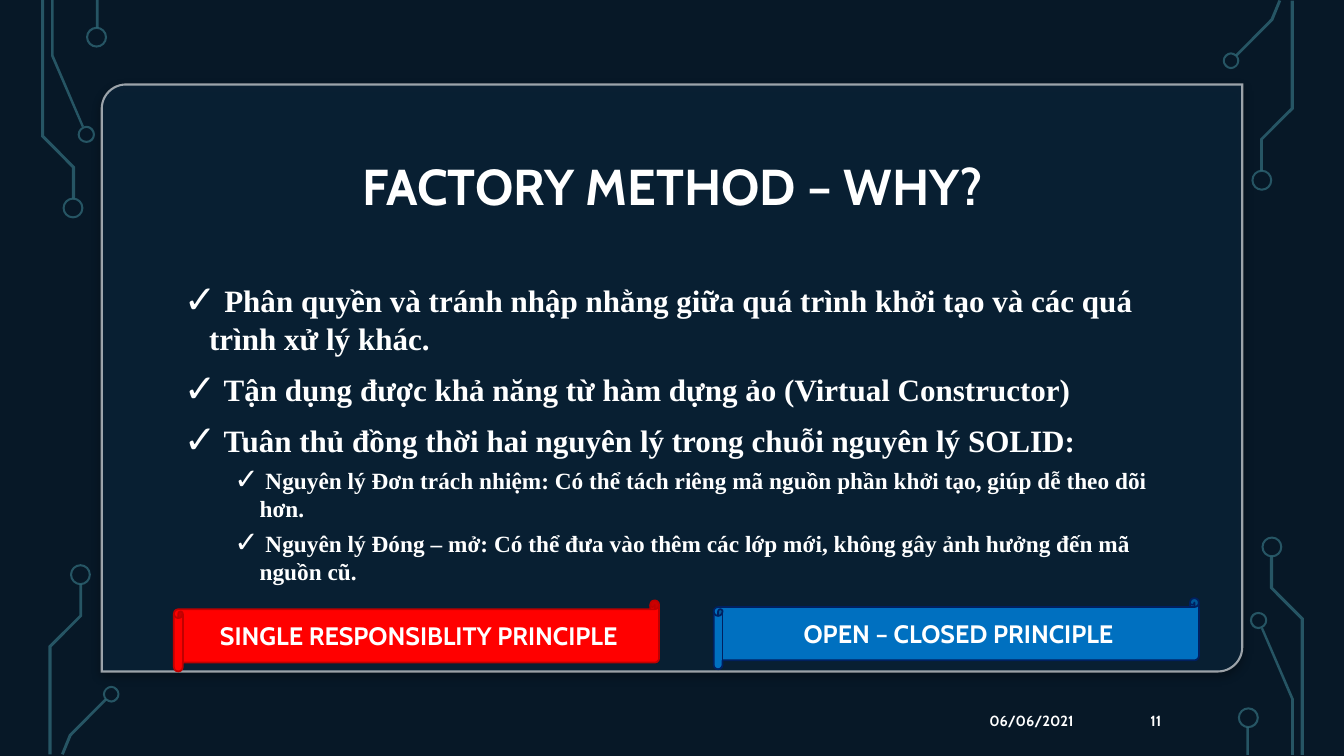
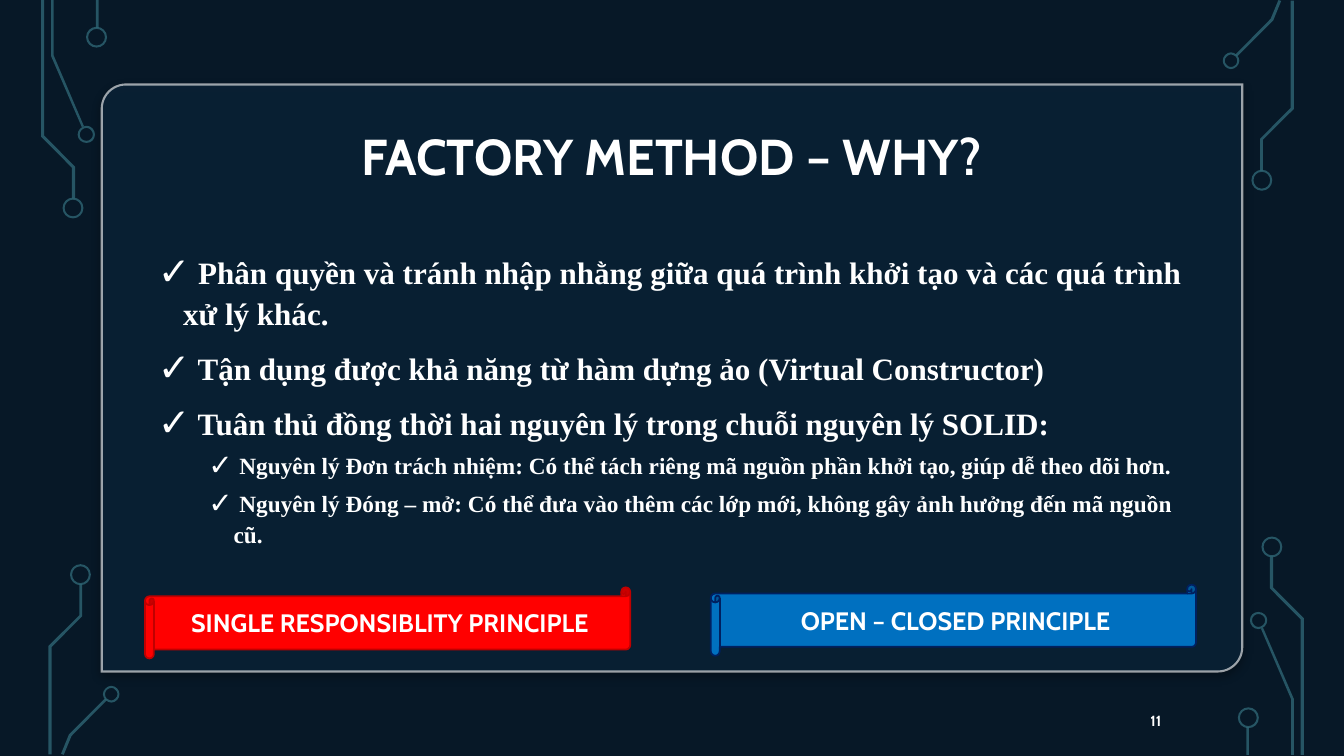
Before and after one commit to KhanhThinh/projects, a slide deck: slide 11 of docs/OOPForLife.pptx. Drawn at 1344x756 pixels with LibreOffice and Linux fonts; fonts in the diff are those of the drawing; background and template pictures are left out. Boxes give left, top, right and bottom in pixels: in the first picture for what was removed or moved away, otherwise in the second. Text is boxed around its words. In the diff, an @@ line names an element or a change of style, - is before the commit and + after.

```diff
--- a/docs/OOPForLife.pptx
+++ b/docs/OOPForLife.pptx
@@ title "FACTORY METHOD – WHY?": place and size @@
-title "FACTORY METHOD – WHY?" at [362, 167, 983, 206]
+title "FACTORY METHOD – WHY?" at [361, 137, 982, 176]
@@ text "Phân quyền và tránh nhập ...": place and size @@
-text "Phân quyền và tránh nhập ..." at [209, 289, 1146, 585]
+text "Phân quyền và tránh nhập ..." at [183, 261, 1181, 544]
@@ text "Phân quyền và tránh nhập ..." at [183, 261, 1181, 544]: line spacing 1 to 1.1 @@
@@ horizontal scroll "SINGLE RESPONSIBLITY PRINCIPLE": place and size @@
-horizontal scroll "SINGLE RESPONSIBLITY PRINCIPLE" at [174, 601, 659, 673]
+horizontal scroll "SINGLE RESPONSIBLITY PRINCIPLE" at [145, 588, 630, 659]
@@ horizontal scroll "OPEN – CLOSED PRINCIPLE": place and size @@
-horizontal scroll "OPEN – CLOSED PRINCIPLE" at [714, 598, 1199, 669]
+horizontal scroll "OPEN – CLOSED PRINCIPLE" at [711, 585, 1196, 656]
@@ text removed at [989, 715, 1073, 728] @@
-06/06/2021
```
Also in this commit, not shown: 28 other slides changed, 12 other files.
